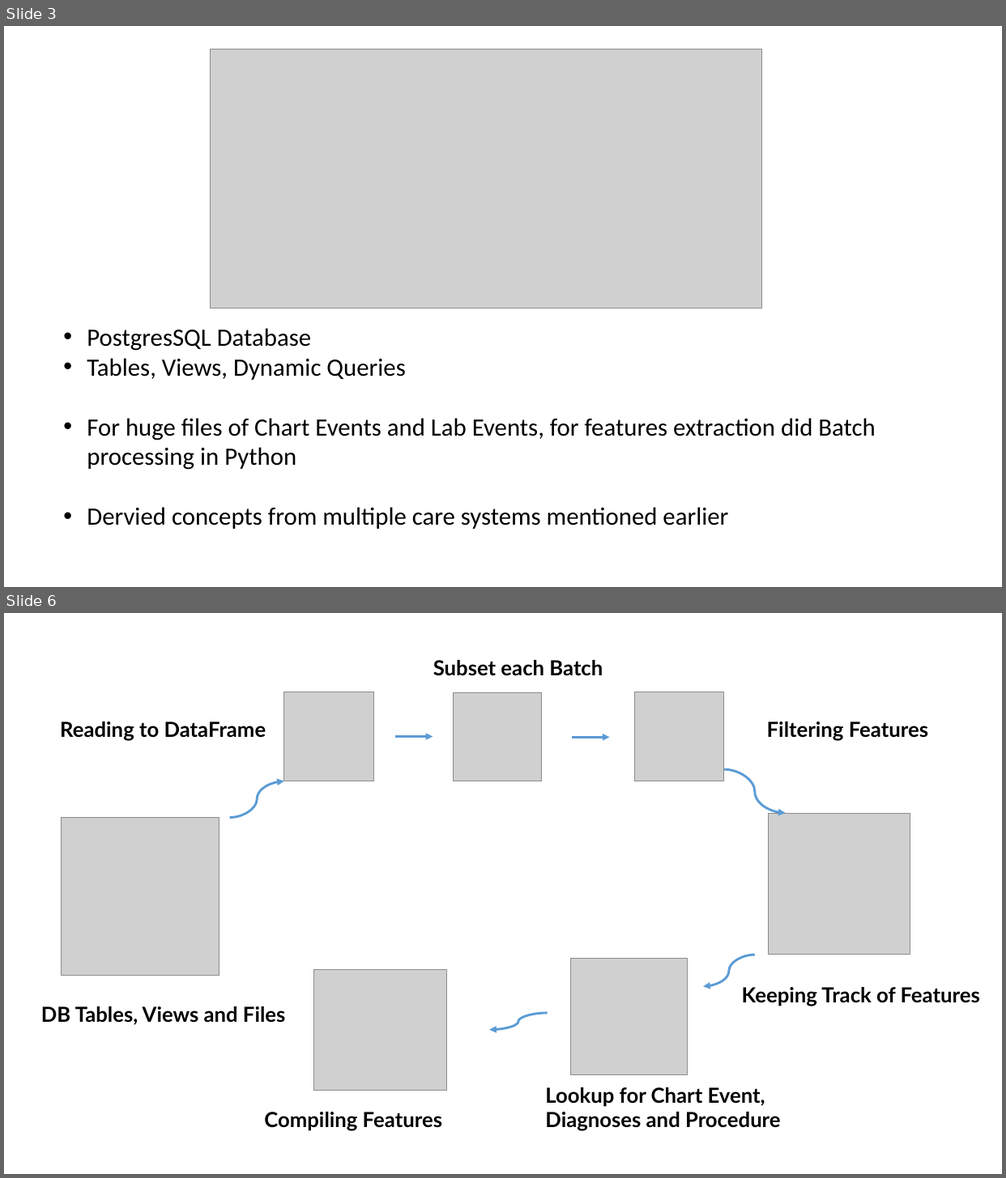
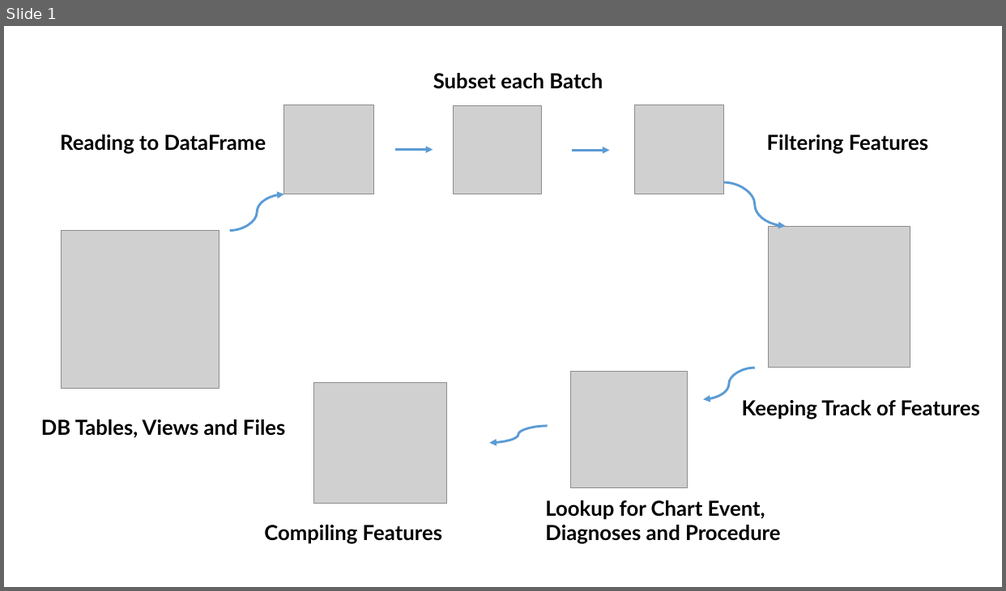
Before and after one commit to fmqbl/Predicting-Post-Procedural-Complications-Using-MIMICIII, a slide deck: Presentation.pptx. Shown one above the other, each under a label of ours: slides 3 and 6 before the commit, slide 1 after it; the slides between them are not shown. The pictures are 1006x1178 and 1006x591 pixels, drawn with LibreOffice and Linux fonts; fonts in the diff are those of the drawing; grey boxes stand for pictures. Boxes give left, top, right and bottom in pixels: in the first picture for what was removed or moved away, otherwise in the second. Text is boxed around its words. In the diff, an @@ line names an element or a change of style, - is before the commit and + after.

```diff
--- a/Presentation.pptx
+++ b/Presentation.pptx
@@ slide 3 removed at bbox=[4, 26, 1002, 587], background #FFFFFF @@
@@ picture removed at bbox=[211, 49, 761, 308] @@
@@ text removed at bbox=[87, 328, 875, 529] @@
-• PostgresSQL Database
-• Tables, Views, Dynamic Queries
-• For huge files of Chart Events and Lab Events, for features extraction did Batch processing in Python
-• Dervied concepts from multiple care systems mentioned earlier
@@ what was slide 6 is now slide 1 @@
```
Also in this commit, not shown: 4 other slides removed, 8 other files.
